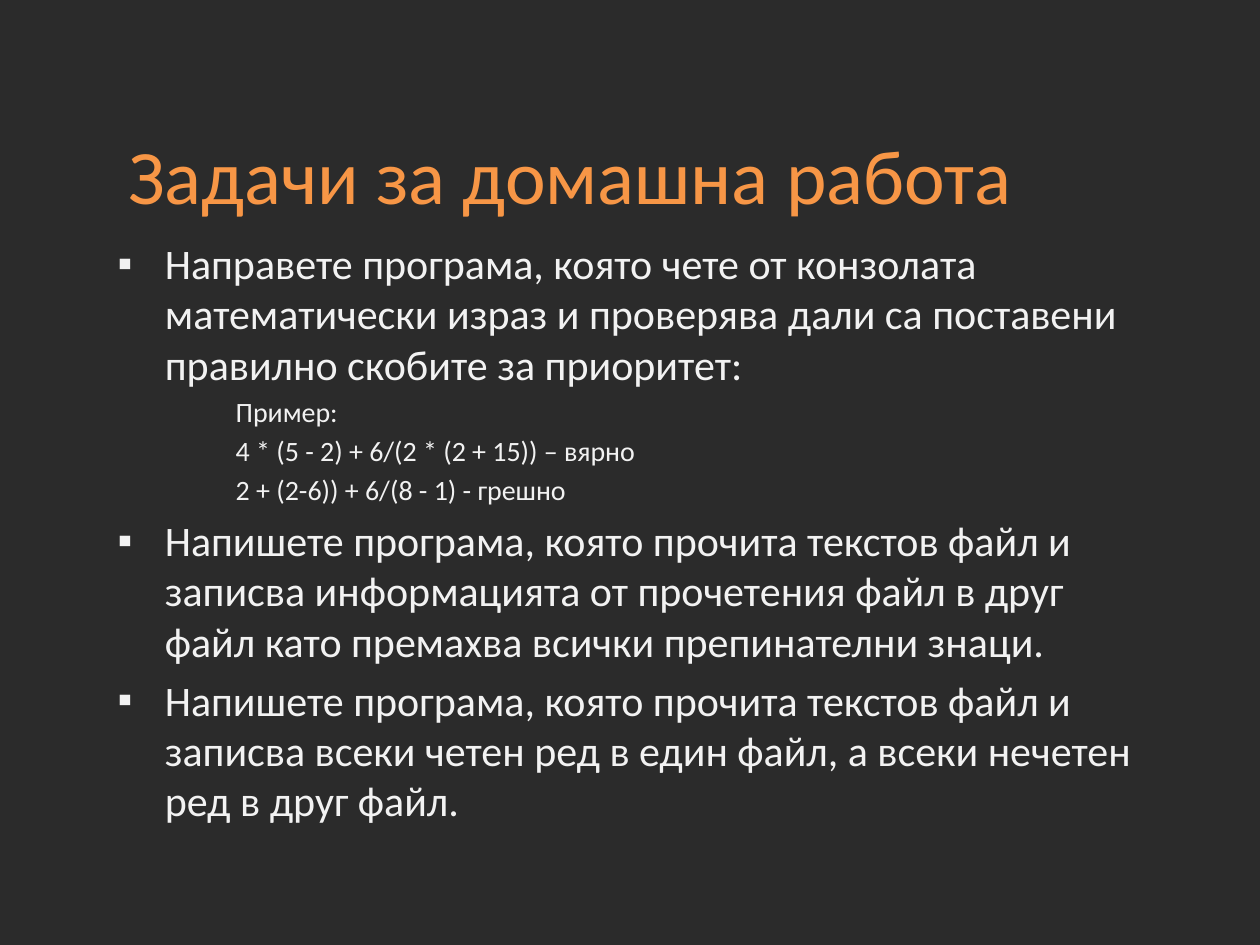
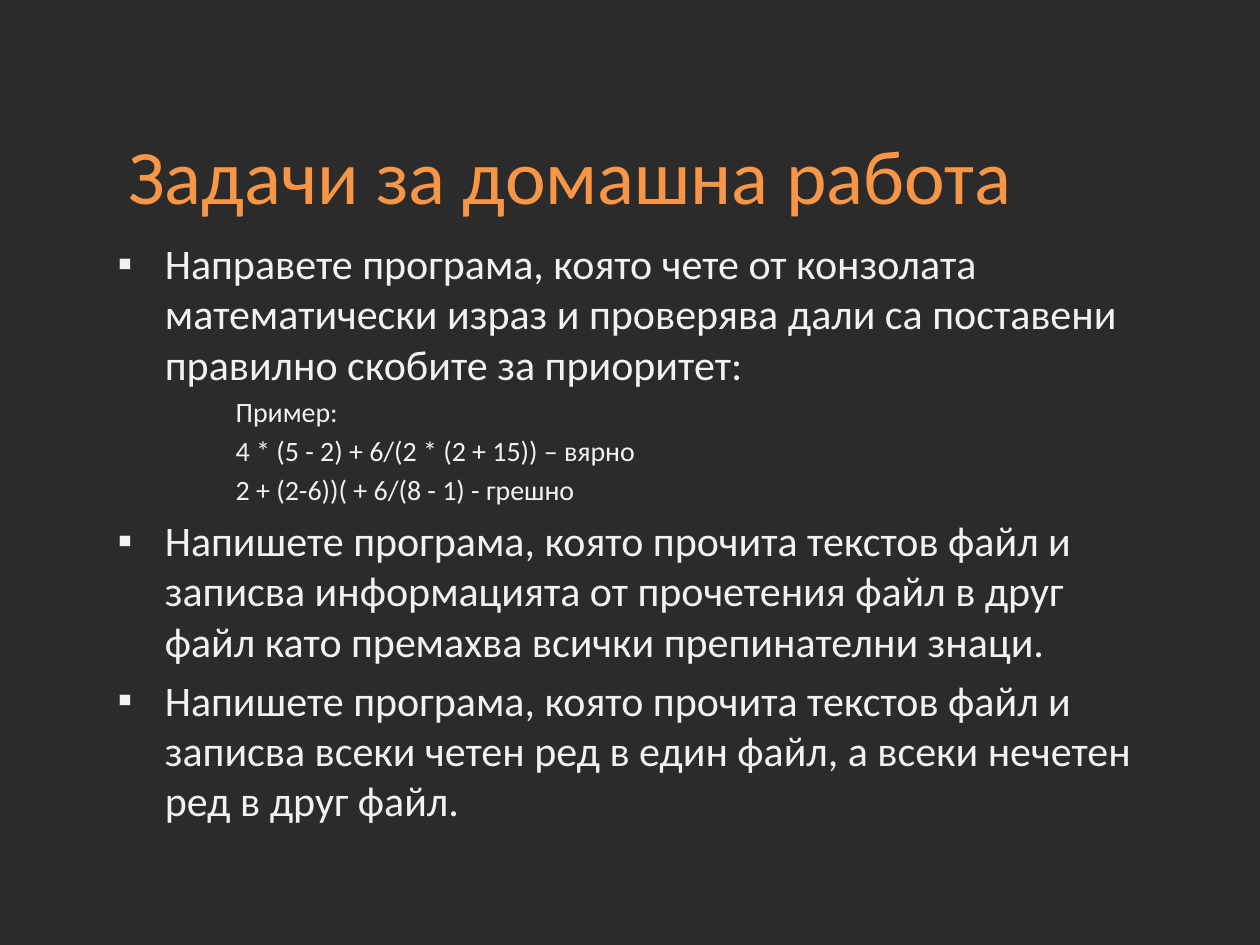
Before and after one commit to Academy-Soft-Intellect/Dot-Net-Course, a slide deck: slide 31 of 08-Strings-and-Text-Manipulations.pptx. Drawn at 1260x945 pixels with LibreOffice and Linux fonts; fonts in the diff are those of the drawing; background and template pictures are left out; a plain dark background stands for a picture behind light text. Boxes give left, top, right and bottom in pixels: in the first picture for what was removed or moved away, otherwise in the second. Text is boxed around its words. In the diff, an @@ line names an element or a change of style, - is before the commit and + after.

```diff
--- a/08-Strings-and-Text-Manipulations.pptx
+++ b/08-Strings-and-Text-Manipulations.pptx
@@ text at <box>236,479,574,505</box>: text changed @@
-    2 + (2-6)) + 6/(8 - 1) - грешно
+    2 + (2-6))( + 6/(8 - 1) - грешно
```
Also in this commit, not shown: 1 other slide changed, 49 other files.
